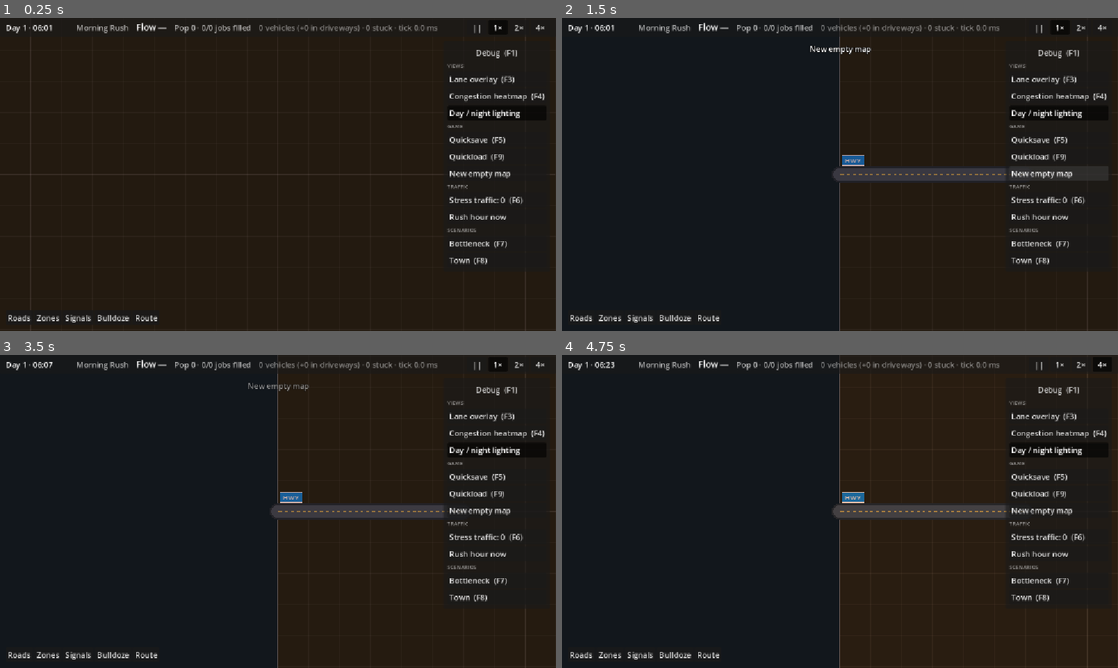
Above: before the commit, frames 1-4 (two rows, left to right).
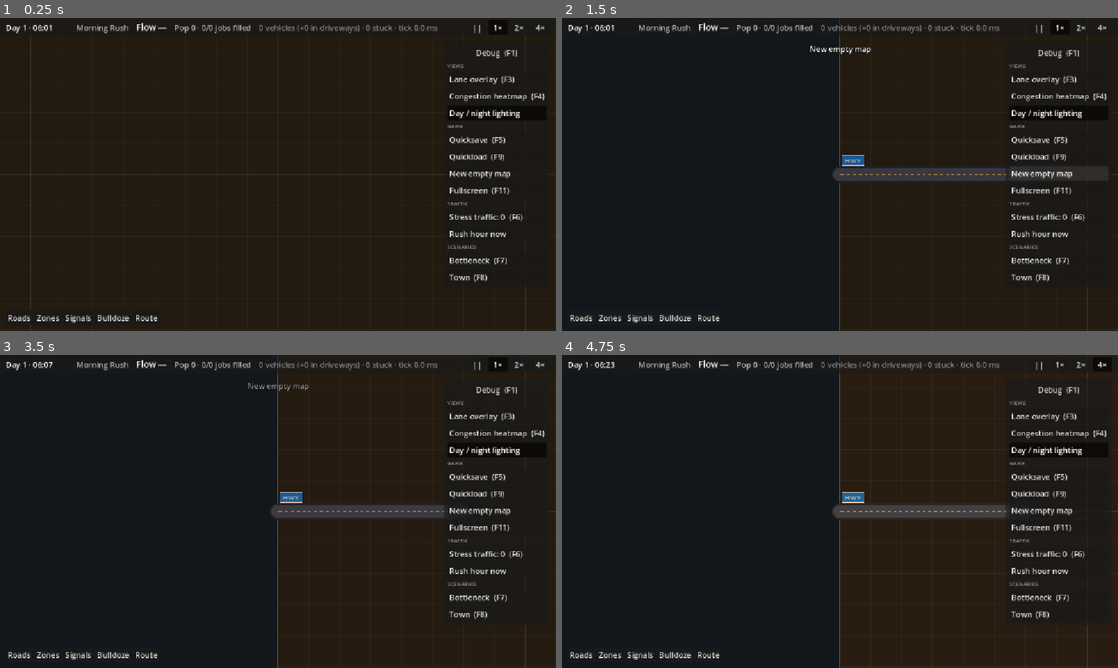
Above: after the commit, the same moments.

Repository: gimk/transit-flow
Game: Godot game, scene res://scenes/main.tscn
The game is run twice, just before and just after one commit, with the same random seed, the same clock (stepped at 60 frames per second) and the same inputs.
Inputs:
- Up to frame 1 (0.25 s): no input
- Up to frame 2 (1.5 s): click "New empty map" at 0.5 s; click "New empty map" at 1.25 s
- Up to frame 3 (3.5 s): click "||" at 2 s; click "1×" at 2.75 s
- Up to frame 4 (4.75 s): click "2×" at 3.5 s; click "4×" at 4.25 s

The runs differ from the first frame. In frame 1, 1.0% of the frame differs, in the area x 80-95%, y 53-85%; in frame 2, 1.0%; in frame 3, 1.0%; in frame 4, 1.0%, in the area x 80-95%, y 53-86%.

Commit message:
F11 toggles exclusive fullscreen (also in the debug menu)
Exclusive fullscreen presents straight to the screen, bypassing the desktop
compositor: a way to check whether tearing or hitches come from window
composition on two-GPU laptops.

Diff:
--- a/core/game.gd
+++ b/core/game.gd
@@ -300,6 +300,14 @@
 	Events.speed_changed.emit(speed_index, SPEED_MULTIPLIERS[speed_index])
 
 
+## Switches between a window and exclusive fullscreen (F11). Exclusive fullscreen
+## presents straight to the screen, bypassing the desktop compositor, which can avoid
+## tearing and hitches on laptops with two GPUs.
+func toggle_fullscreen() -> void:
+	var fullscreen := DisplayServer.window_get_mode() == DisplayServer.WINDOW_MODE_EXCLUSIVE_FULLSCREEN
+	DisplayServer.window_set_mode(DisplayServer.WINDOW_MODE_WINDOWED if fullscreen else DisplayServer.WINDOW_MODE_EXCLUSIVE_FULLSCREEN)
+
+
 func toggle_pause() -> void:
 	set_speed(_last_running_speed_index if is_paused() else 0)
 
@@ -325,6 +333,8 @@
 		load_bottleneck_scenario()
 	elif event.is_action_pressed("debug_load_town"):
 		load_town_scenario()
+	elif event.is_action_pressed("toggle_fullscreen"):
+		toggle_fullscreen()
 	elif event.is_action_pressed("debug_stress_traffic"):
 		cycle_stress_traffic()
 	else:
--- a/project.godot
+++ b/project.godot
@@ -145,6 +145,11 @@
 "events": [Object(InputEventKey,"resource_local_to_scene":false,"resource_name":"","device":16,"window_id":0,"alt_press …(195 unchanged characters)…
 ]
 }
+toggle_fullscreen={
+"deadzone": 0.2,
+"events": [Object(InputEventKey,"resource_local_to_scene":false,"resource_name":"","device":-1,"window_id":0,"alt_pressed":false,"shift_pressed":false,"ctrl_pressed":false,"meta_pressed":false,"pressed":false,"keycode":0,"physical_keycode":4194342,"key_label":0,"unicode":0,"location":0,"echo":false,"script":null)
+]
+}
 toggle_debug_menu={
 "deadzone": 0.2,
 "events": [Object(InputEventKey,"resource_local_to_scene":false,"resource_name":"","device":16,"window_id":0,"alt_press …(195 unchanged characters)…
--- a/ui/debug_menu.gd
+++ b/ui/debug_menu.gd
@@ -36,6 +36,7 @@
 	_add_button("Quicksave", "F5", Game.quick_save)
 	_add_button("Quickload", "F9", Game.quick_load)
 	_add_button("New empty map", "", Game.new_empty_game)
+	_add_button("Fullscreen", "F11", Game.toggle_fullscreen)
 	_add_section("Traffic")
 	_stress_button = _add_button("Stress traffic", "F6", Game.cycle_stress_traffic)
 	_add_button("Rush hour now", "", Game.rush_hour_now)
Not shown, changed: CLAUDE.md
